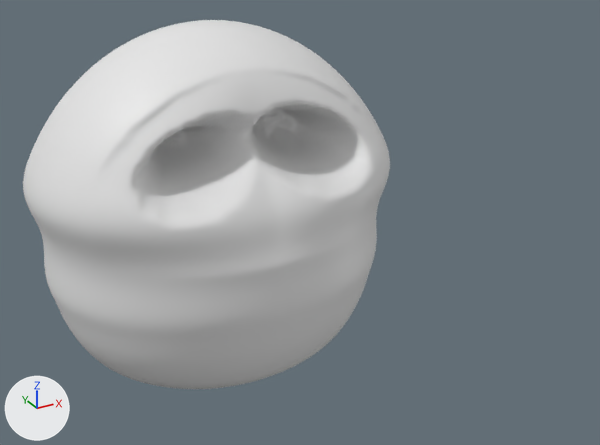
A saved change to the Blender file assets/blender_source/globbler.blend.
The view is the same before and after, from a 50 mm lens placed at (-0.505, -1.219, 1.029), pointed at (0.169, 0.006, 0.417). Lighting does not change. The marker at lower left points along +X, +Y and +Z. The picture after the commit comes second.

The first picture shows 'Globbler_Body'.
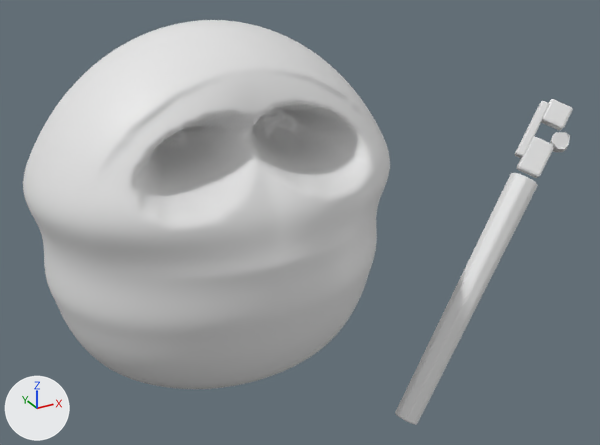
Commit message: feat: Task 2.4 — Model chunky adjustable wrench prop for Globbler

Scene script edits in JSON lines:
```json
{"op": "add", "block": "me_cube_003", "code": ["me_cube_003 = bpy.data.meshes.new('Cube.003')", "me_cube_003.from_pydata(...)  # 304 vertices, 282 faces; spans x 0.154..0.406, y -0.153..0.039, z -0.154..0.589"]}
{"op": "add", "block": "ob_wrench", "code": ["ob_wrench = bpy.data.objects.new('Wrench', me_cube_003)", "ob_wrench.parent = ob_globbler_body", "ob_wrench.matrix_parent_inverse = Matrix(((1.0, 0.0, 0.0, 0.0), (0.0, 1.0, 0.0, 0.0), (0.0, 0.0, 1.0, 0.045), (0.0, 0.0, 0.0, 1.0)))", "ob_wrench.location = (0.22, -0.04, 0.22)", "ob_wrench.rotation_euler = (-0.175, 0.262, -0.436)  # degrees (-10, 15, -25)", "ob_wrench.scale = (0.85, 0.85, 0.85)"]}
```

What differs and where, as boxes (x1, y1, x2, y2) in the pictures (600 x 445 px):
```json
{"object": "Wrench", "change": "added", "after": [395, 99, 573, 425]}
```
